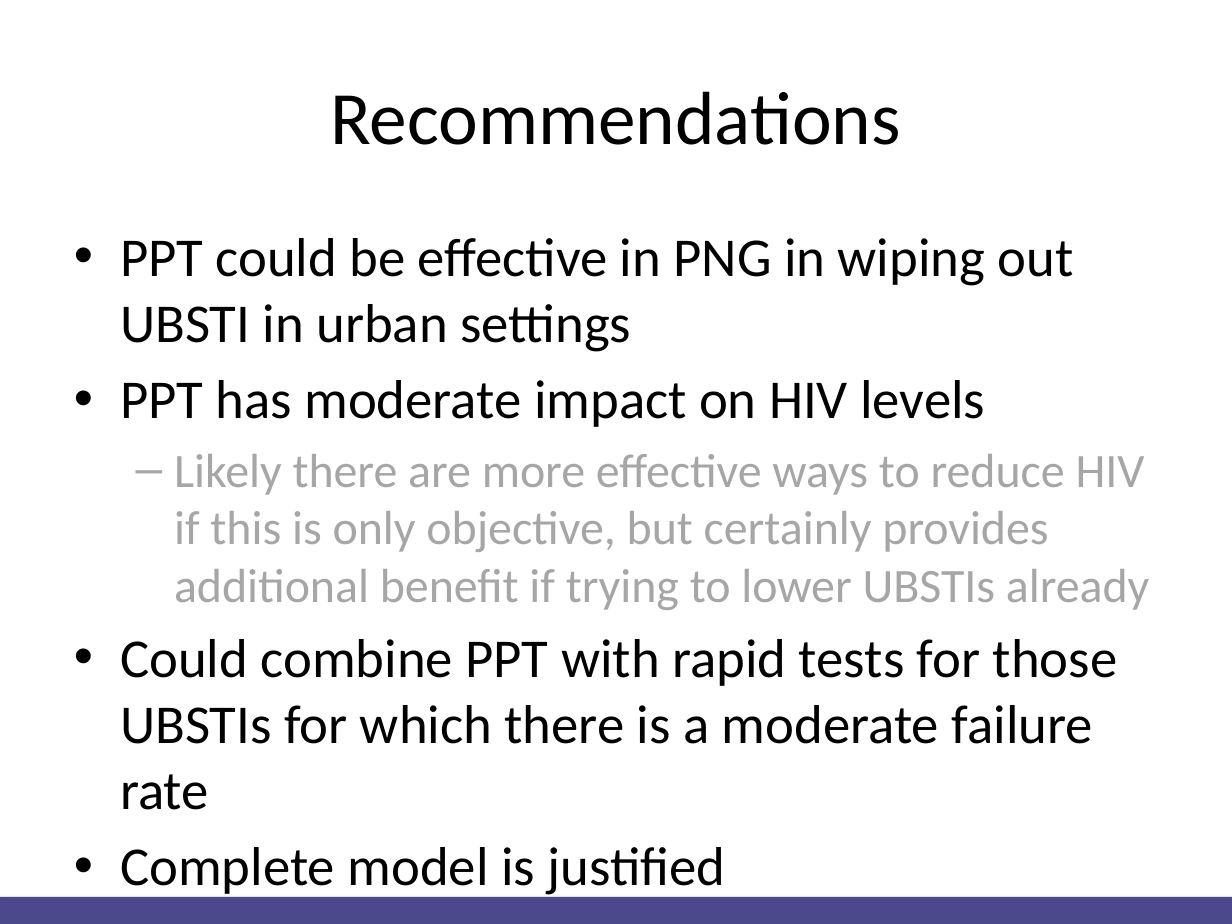
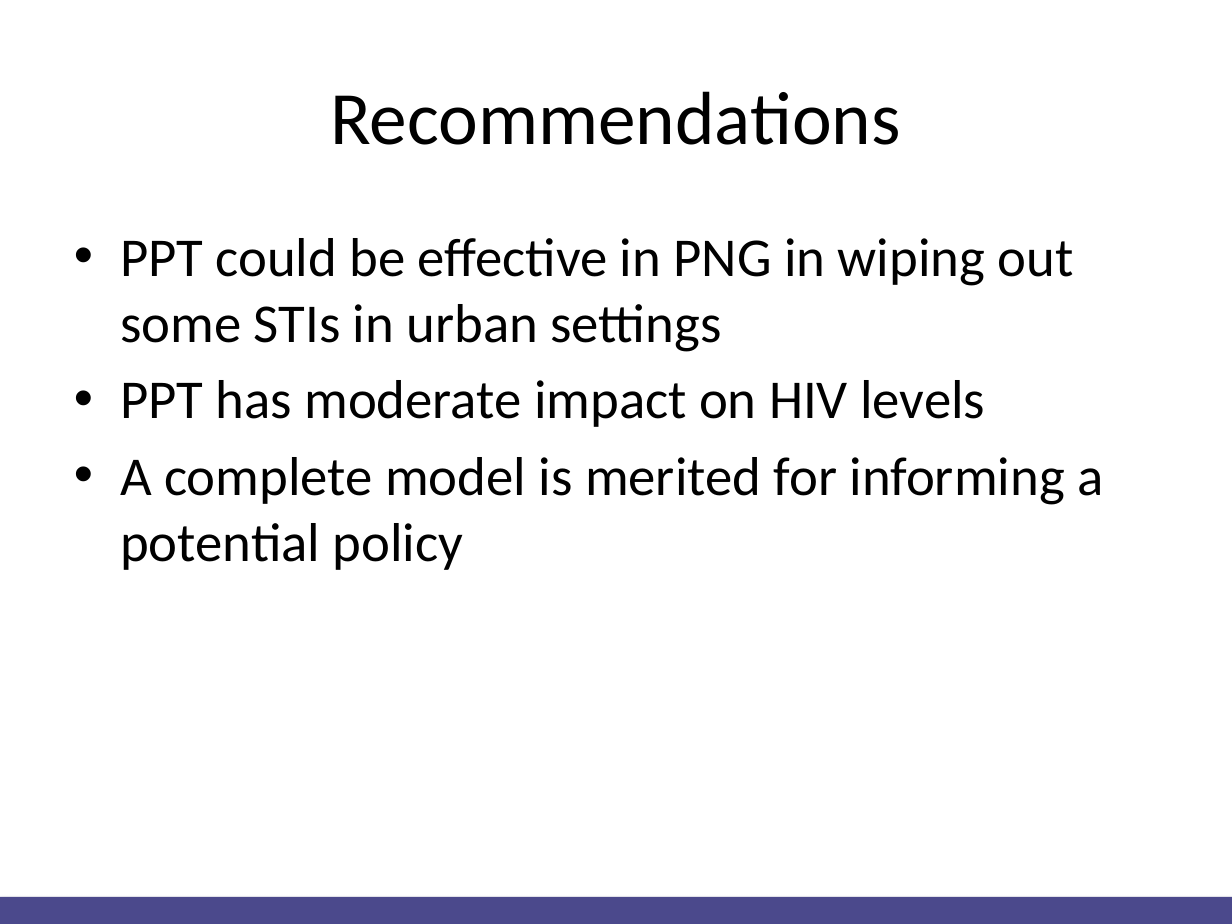
Before and after one commit to Christopher-Rock/hivandppt, a slide deck: slide 15 of Christopher Rock HIV and PPT.pptx (slide 20 before the commit). Drawn at 1232x924 pixels with LibreOffice and Linux fonts; fonts in the diff are those of the drawing. Boxes give left, top, right and bottom in pixels: in the first picture for what was removed or moved away, otherwise in the second. Text is boxed around its words. In the diff, an @@ line names an element or a change of style, - is before the commit and + after.

```diff
--- a/Christopher Rock HIV and PPT.pptx
+++ b/Christopher Rock HIV and PPT.pptx
@@ text at [120, 238, 1074, 352]: text changed @@
-• PPT could be effective in PNG in wiping out UBSTI in urban settings
+• PPT could be effective in PNG in wiping out some STIs in urban settings
@@ text at [120, 457, 1103, 570]: text changed; size 28 to 32 pt; text colour #A6A6A6 to #000000 @@
-  – Likely there are more effective ways to reduce HIV if this is only objective, but certainly provides additional benefit if trying to lower UBSTIs already
-• Could combine PPT with rapid tests for those UBSTIs for which there is a moderate failure rate
-• Complete model is justified
+• A complete model is merited for informing a potential policy
```
Also in this commit, not shown: 12 other slides changed, 3 slides added, 8 slides removed, 1 other file.
